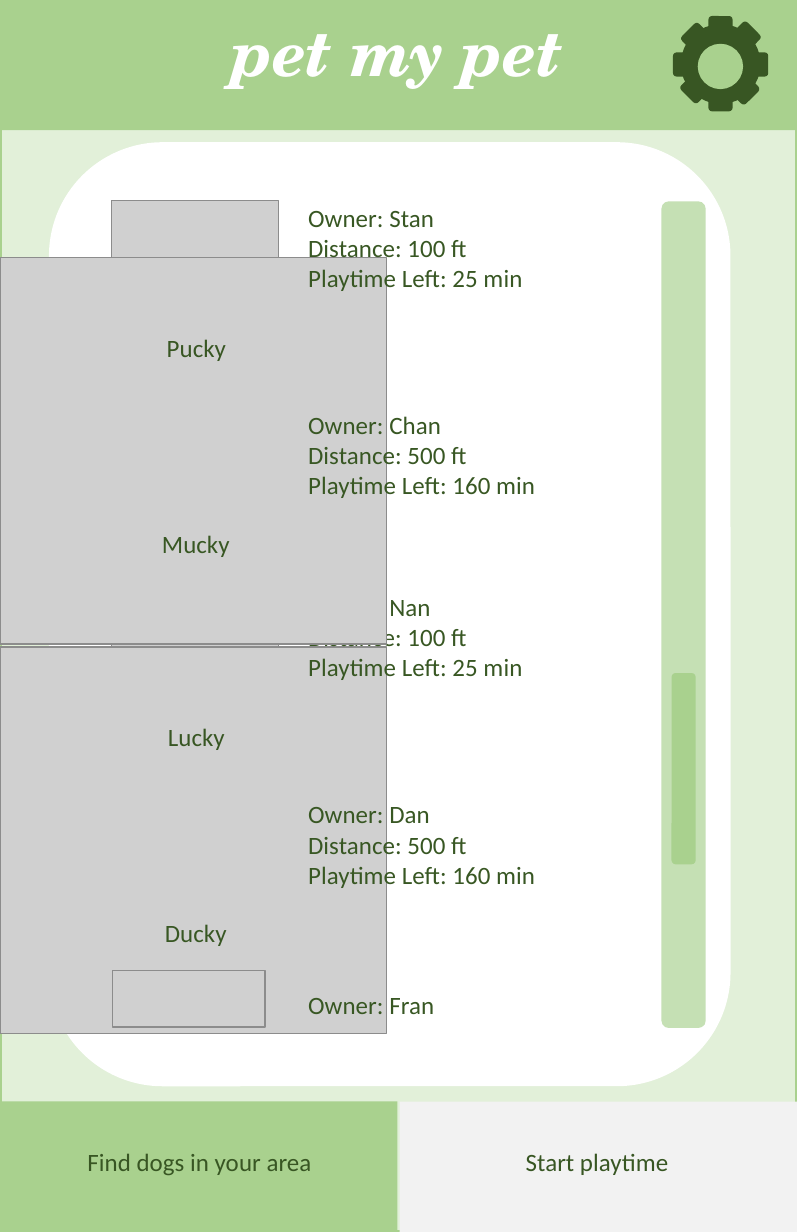
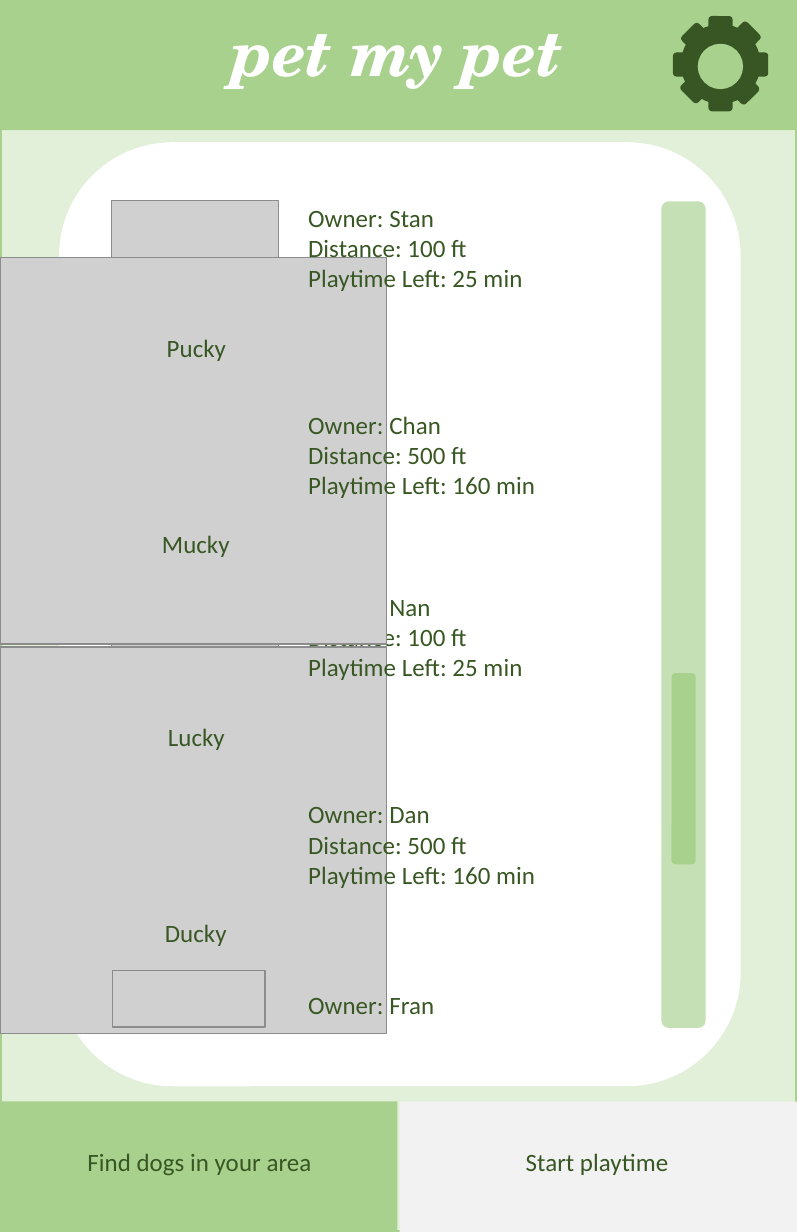
Before and after one commit to chocofied/PetMyPet, a slide deck: slide 8 of Presentation1.pptx. Drawn at 797x1232 pixels with LibreOffice and Linux fonts; fonts in the diff are those of the drawing; grey boxes stand for pictures. Boxes give left, top, right and bottom in pixels: in the first picture for what was removed or moved away, otherwise in the second. Text is boxed around its words. In the diff, an @@ line names an element or a change of style, - is before the commit and + after.

```diff
--- a/Presentation1.pptx
+++ b/Presentation1.pptx
@@ rounded rectangle: place and size @@
-rounded rectangle at (49,142,730,1085)
+rounded rectangle at (59,142,740,1085)
```
Also in this commit, not shown: 1 other slide changed, 2 other files.
